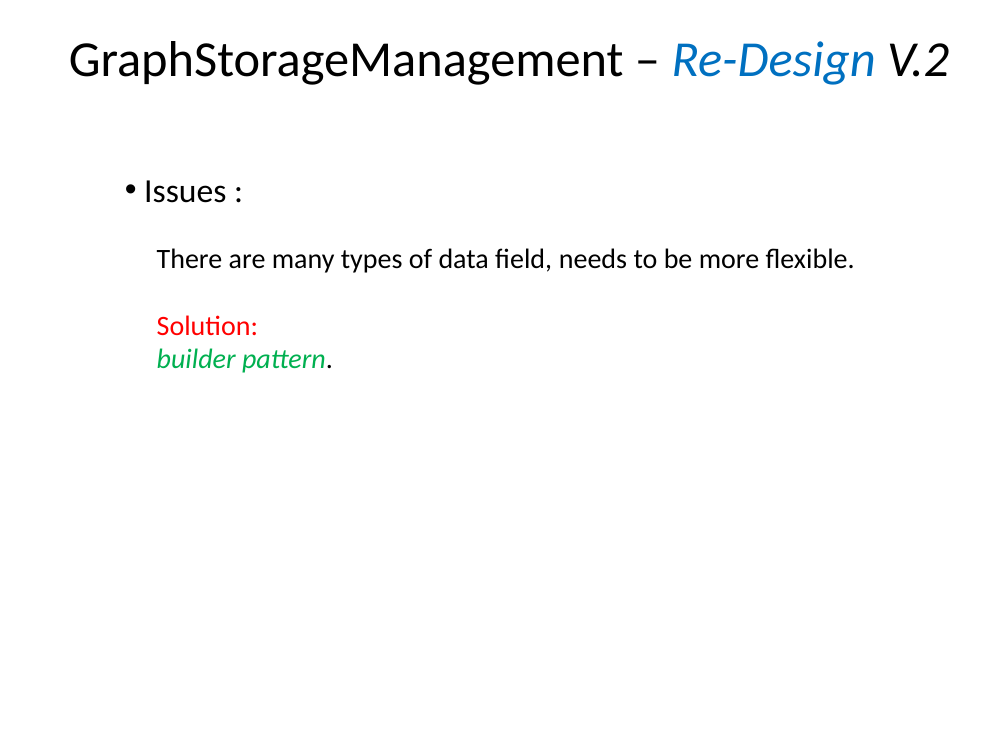
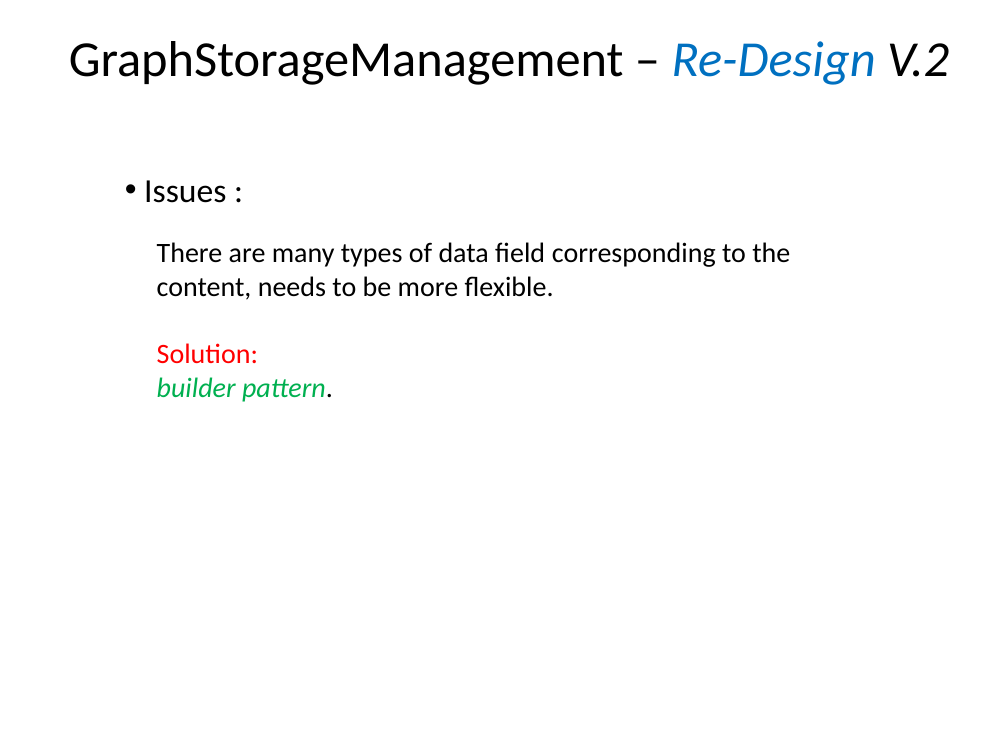
Before and after one commit to 2014-sed-team3/term-project, a slide deck: slide 27 of project/report/report.pptx. Drawn at 1008x756 pixels with LibreOffice and Linux fonts; fonts in the diff are those of the drawing. Boxes give left, top, right and bottom in pixels: in the first picture for what was removed or moved away, otherwise in the second. Text is boxed around its words. In the diff, an @@ line names an element or a change of style, - is before the commit and + after.

Commit message:
all

```diff
--- a/project/report/report.pptx
+++ b/project/report/report.pptx
@@ text at bbox=[157, 242, 790, 300]: text changed @@
-There are many types of data field, needs to be more flexible.
+There are many types of data field corresponding to the content, needs to be more flexible.
```
Also in this commit, not shown: 1 other slide changed.
